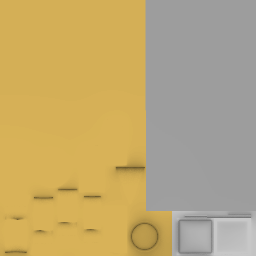
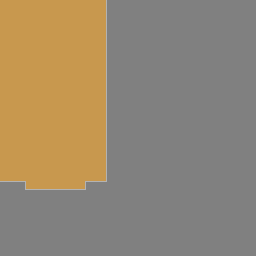
Layered file, before and after one edit (256 x 256). Changes by layer:
removed layer "Layer 1" over [0, 0, 256, 256]
added layer "Layer 3" over [0, 0, 256, 256]
